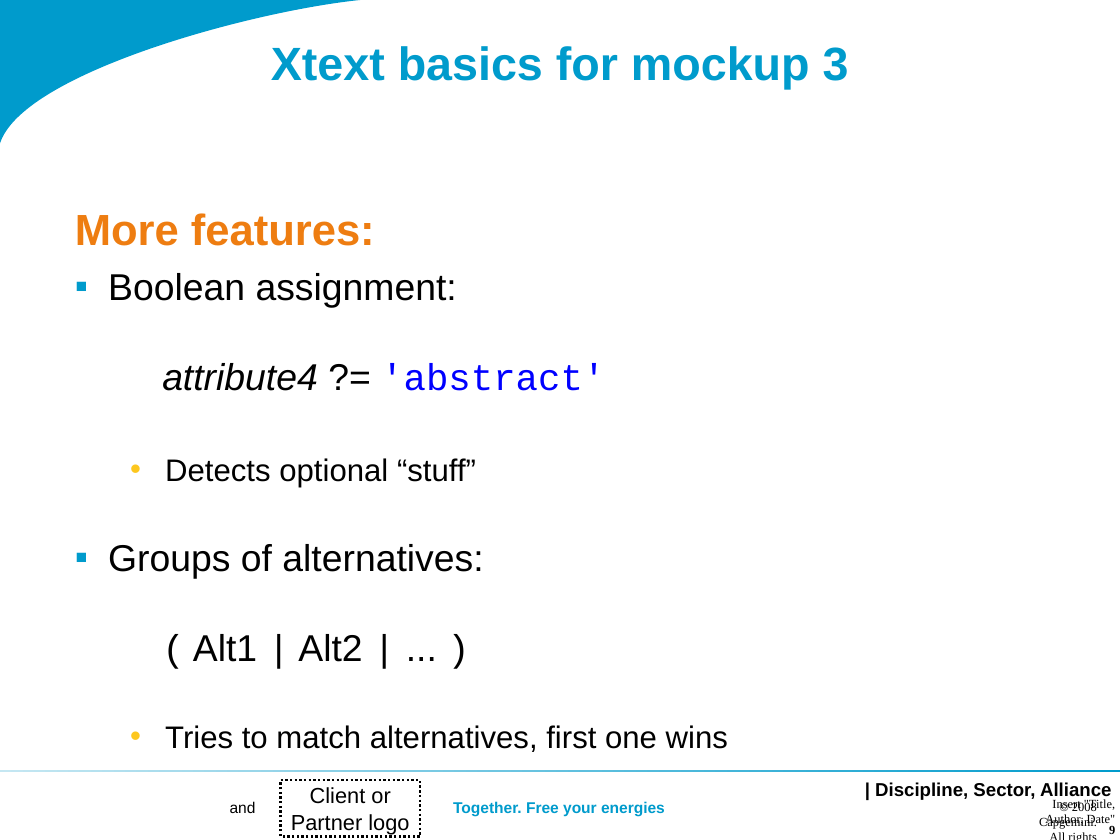
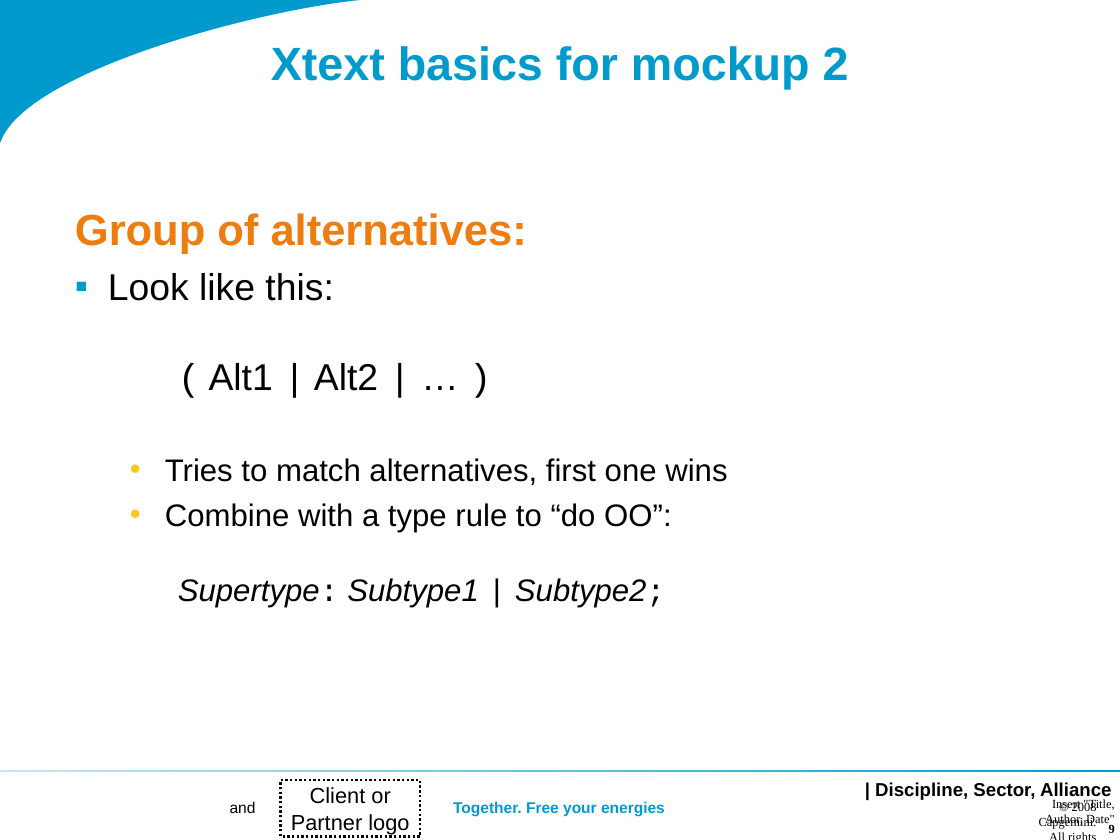
Before and after one commit to dslmeinte/xtext-workshop-code1, a slide deck: slide 9 of org.xtext.workshop.notes/sheets/Workshop 1.ppt. Drawn at 1120x840 pixels with LibreOffice and Linux fonts; fonts in the diff are those of the drawing; background and template pictures are left out. Boxes give left, top, right and bottom in pixels: in the first picture for what was removed or moved away, otherwise in the second. Text is boxed around its words. In the diff, an @@ line names an element or a change of style, - is before the commit and + after.

```diff
--- a/org.xtext.workshop.notes/sheets/Workshop 1.ppt
+++ b/org.xtext.workshop.notes/sheets/Workshop 1.ppt
@@ title at [271,46,849,90]: text changed @@
-Xtext basics for mockup 3
+Xtext basics for mockup 2
@@ text at [75,213,527,391]: text changed @@
-More features:
-▪ Boolean assignment:
-  attribute4 ?= 'abstract'
-  • Detects optional “stuff”
-▪ Groups of alternatives:
-  ( Alt1 | Alt2 | ... )
+Group of alternatives:
+▪ Look like this:
+  ( Alt1 | Alt2 | … )
@@ text at [165,458,727,485]: indent changed; line spacing 0.9 to 1 @@
@@ text at [165,503,671,607]: paragraph added @@
+  • Combine with a type rule to “do OO”:
+    Supertype: Subtype1 | Subtype2;
```
Also in this commit, not shown: 20 other slides changed, 3 slides added, 1 slide removed, 1 other file.
